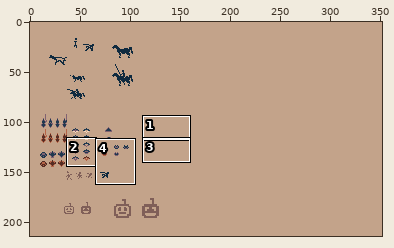
A pixel-art file gets an edit: everything.aseprite. The first picture is a wide view before the edit; the outline marks the close-up.
Close-up. The starting point:
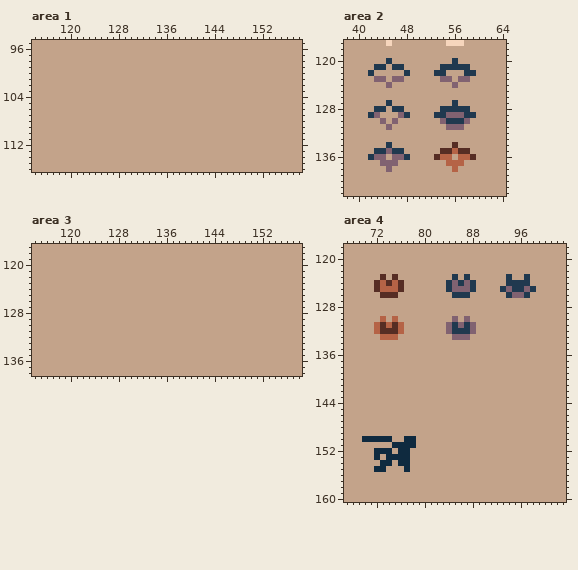
352x214 pixels, 1 frame. Colours within 5 levels of each other are drawn and written as one. Shown: area 1: x 114..158, y 95..116; area 2: x 38..64, y 117..142; area 3: x 114..158, y 117..138; area 4: x 67..103, y 118..160. The commit also changed other parts of the picture, which this record leaves out.
The result:
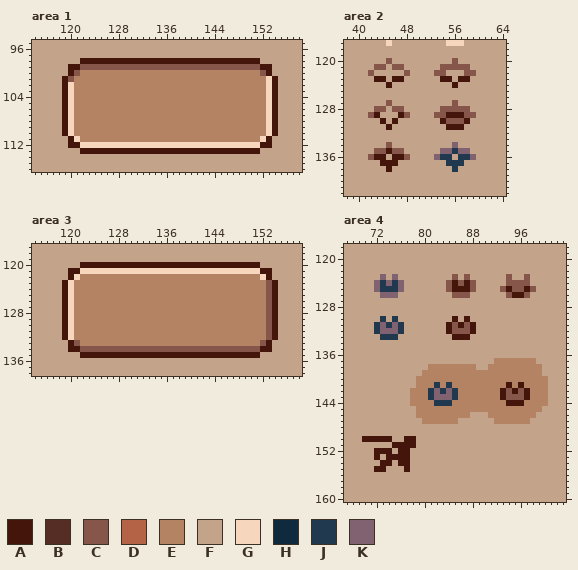
Palette (. is transparent): A #44150a  B #562d24  C #87564b  D #b56346  E #b38363  F #c3a38a  G #f6d6bd  H #0f2a3f  J #20394f  K #816271
Diff:
Changed rows in their new state; - is an unchanged pixel.
Area 1, layer "Foreground":
first column x 119:
 98 ---AAAAAAAAAAAAAAAAAAAAAAAAAAAAAA---
 99 -AACCCCCCCCCCCCCCCCCCCCCCCCCCCCCCAA-
100 -ACEEEEEEEEEEEEEEEEEEEEEEEEEEEEEECA-
101 ACEEEEEEEEEEEEEEEEEEEEEEEEEEEEEEEEGA
102 AGEEEEEEEEEEEEEEEEEEEEEEEEEEEEEEEEGA
103 AGEEEEEEEEEEEEEEEEEEEEEEEEEEEEEEEEGA
104 AGEEEEEEEEEEEEEEEEEEEEEEEEEEEEEEEEGA
105 AGEEEEEEEEEEEEEEEEEEEEEEEEEEEEEEEEGA
106 AGEEEEEEEEEEEEEEEEEEEEEEEEEEEEEEEEGA
107 AGEEEEEEEEEEEEEEEEEEEEEEEEEEEEEEEEGA
108 AGEEEEEEEEEEEEEEEEEEEEEEEEEEEEEEEEGA
109 AGEEEEEEEEEEEEEEEEEEEEEEEEEEEEEEEEGA
110 AGEEEEEEEEEEEEEEEEEEEEEEEEEEEEEEEEGA
111 -AGEEEEEEEEEEEEEEEEEEEEEEEEEEEEEEGA-
112 -AAGGGGGGGGGGGGGGGGGGGGGGGGGGGGGGAA-
113 ---AAAAAAAAAAAAAAAAAAAAAAAAAAAAAA---
Area 2, layer "Foreground":
first column x 42:
120 ---C----------C---
121 -CC-CC------CCCCC-
122 C-----C----CC---CC
123 -AA-AA------AA-AA-
124 ---A----------A---
127 ---C----------C---
128 -CC-CC------CCCCC-
129 CA---AC----CCAAACC
130 --A-A-------ACCCA-
131 ---A---------AAA--
134 ---C----------K---
135 -CCACC------KKJKK-
136 CAA-AAC----KJJ-JJK
137 --AAA--------JJJ--
138 ---A----------J---
Area 3, layer "Foreground":
first column x 119:
120 ---AAAAAAAAAAAAAAAAAAAAAAAAAAAAAA---
121 -AAGGGGGGGGGGGGGGGGGGGGGGGGGGGGGGAA-
122 -AGEEEEEEEEEEEEEEEEEEEEEEEEEEEEEEGA-
123 AGEEEEEEEEEEEEEEEEEEEEEEEEEEEEEEEECA
124 AGEEEEEEEEEEEEEEEEEEEEEEEEEEEEEEEECA
125 AGEEEEEEEEEEEEEEEEEEEEEEEEEEEEEEEECA
126 AGEEEEEEEEEEEEEEEEEEEEEEEEEEEEEEEECA
127 AGEEEEEEEEEEEEEEEEEEEEEEEEEEEEEEEECA
128 AGEEEEEEEEEEEEEEEEEEEEEEEEEEEEEEEECA
129 AGEEEEEEEEEEEEEEEEEEEEEEEEEEEEEEEECA
130 AGEEEEEEEEEEEEEEEEEEEEEEEEEEEEEEEECA
131 AGEEEEEEEEEEEEEEEEEEEEEEEEEEEEEEEECA
132 AGEEEEEEEEEEEEEEEEEEEEEEEEEEEEEEEECA
133 -ACEEEEEEEEEEEEEEEEEEEEEEEEEEEEEECA-
134 -AACCCCCCCCCCCCCCCCCCCCCCCCCCCCCCAA-
135 ---AAAAAAAAAAAAAAAAAAAAAAAAAAAAAA---
Area 4, layer "Foreground":
first column x 72:
123 -K-K---------C-C------C--C-
124 KJKJK-------CACAC-----CCCC-
125 KJJJK-------CAAAC----CACCAC
126 -KKK---------CCC------CAAC-
first column x 72:
130 -J-J---------A-A-
131 JKJKJ-------ACACA
132 JKKKJ-------ACCCA
133 -JJJ---------AAA-
first column x 70:
137 ----------------------EEEEEEE--
138 -----------EEEEEEEE--EEEEEEEEE-
139 ----------EEEEEEEEEEEEEEEEEEEE-
140 ---------EEEEEEEEEEEEEEEEEEEEEE
141 ---------EEEJEJEEEEEEEEEAEAEEEE
142 --------EEEJKJKJEEEEEEEACACAEEE
143 --------EEEJKKKJEEEEEEEACCCAEEE
144 --------EEEEJJJEEEEEEEEEAAAEEEE
145 ---------EEEEEEEEEEEEEEEEEEEEE-
146 ---------EEEEEEEEE---EEEEEEEE--
147 ----------EEEEEE------EEEEEE---
150 AAAAA--AA----------------------
151 -----AAAA----------------------
152 --AAA-AA-----------------------
153 --A-AAAA-----------------------
154 ---AA-AA-----------------------
155 --AA---A-----------------------
Boxes around the changes in both close-ups, in picture pixels (x1, y1, x2, y2):
changed: (62, 58, 278, 154)
changed: (368, 58, 410, 172)
changed: (434, 58, 476, 172)
changed: (62, 262, 278, 358)
changed: (374, 274, 404, 298)
changed: (446, 274, 536, 298)
changed: (362, 316, 548, 472)
